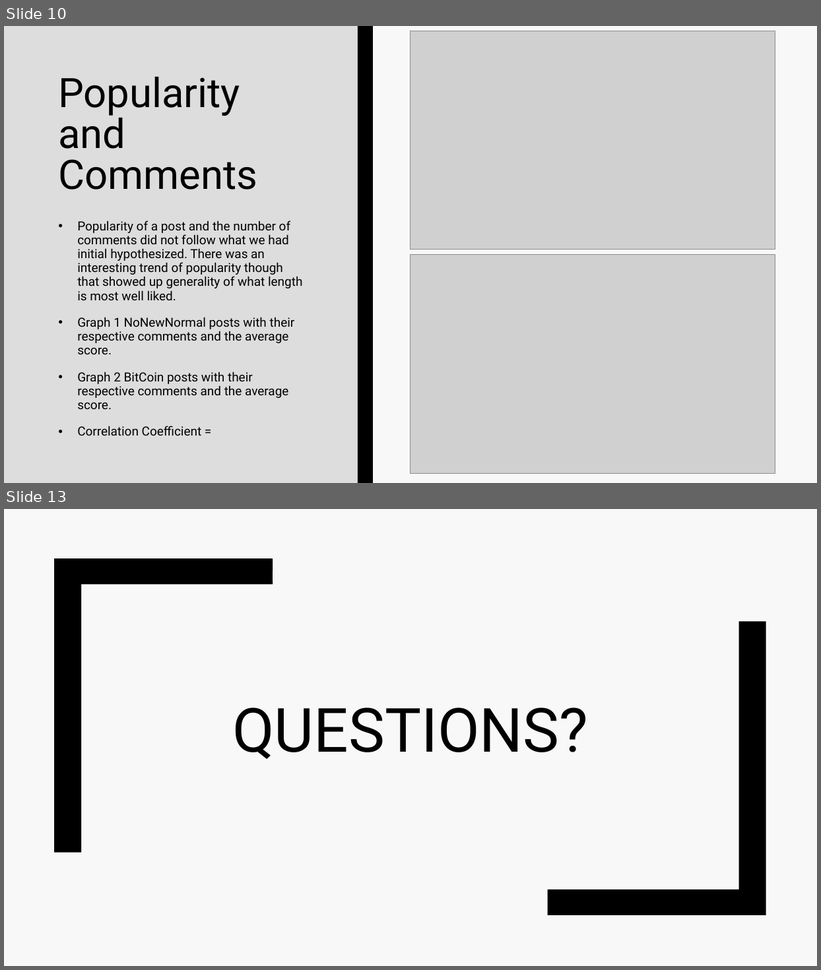
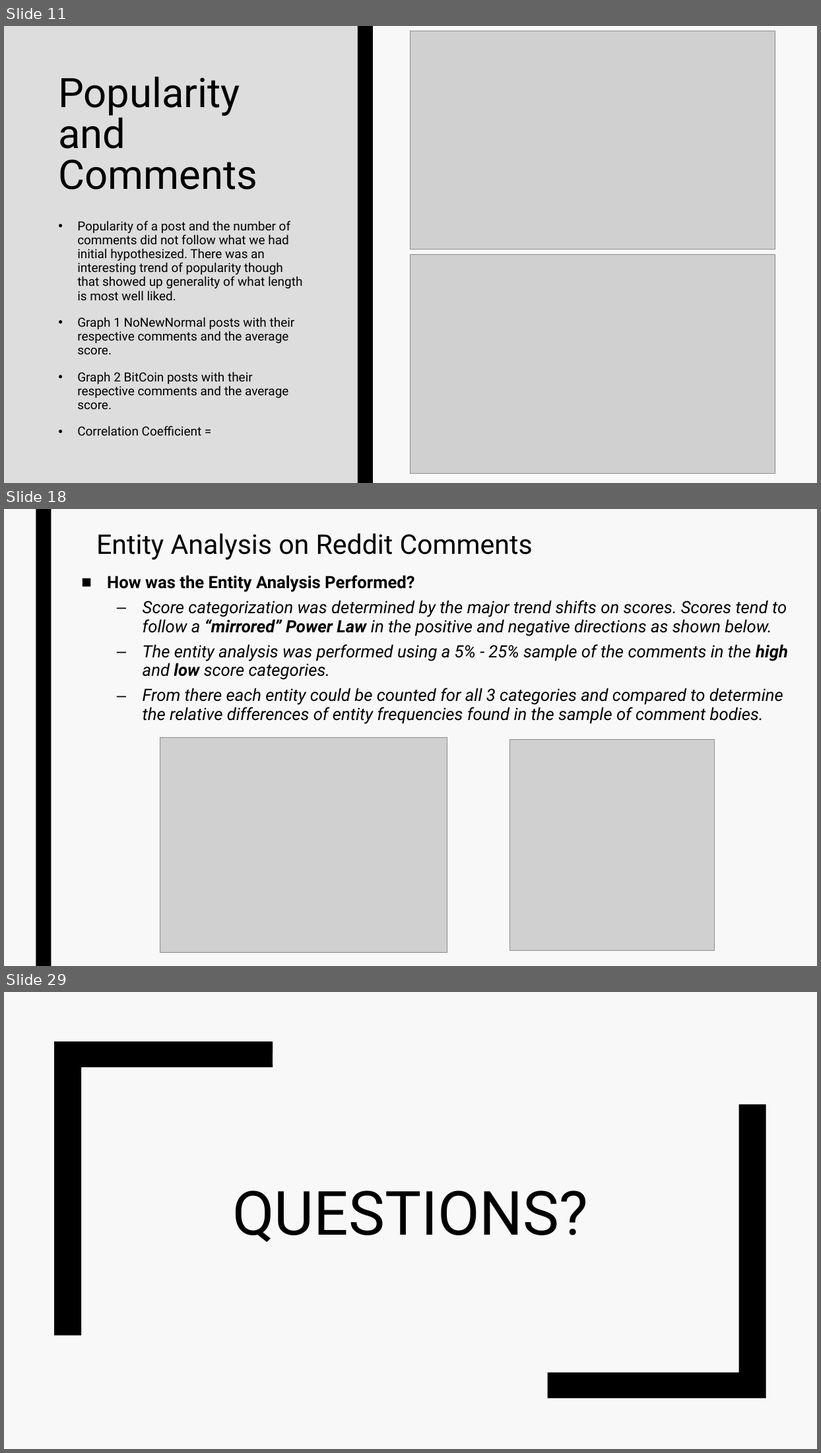
Before and after one commit to EvaTarr/CMPT412Project, a slide deck: presentation.pptx. Shown one above the other, each under a label of ours: slides 10 and 13 before the commit, slides 11, 18 and 29 after it; the slides between them are not shown. The pictures are 821x970 and 821x1453 pixels, drawn with LibreOffice and Linux fonts; fonts in the diff are those of the drawing; grey boxes stand for pictures. Boxes give left, top, right and bottom in pixels: in the first picture for what was removed or moved away, otherwise in the second. Text is boxed around its words. In the diff, an @@ line names an element or a change of style, - is before the commit and + after.

```diff
--- a/presentation.pptx
+++ b/presentation.pptx
@@ slide 18 added at (4,509,817,966), background #F8F8F8 @@
@@ rectangle added at (36,509,51,966), fill #000000 @@
@@ title added at (96,533,533,560), 32 pt, text #000000 @@
+Entity Analysis on Reddit Comments
@@ text added at (107,575,788,724), 20 pt, text #000000, italic @@
+■ How was the Entity Analysis Performed?
+  – Score categorization was determined by the major trend shifts on scores. Scores tend to follow a “mirrored” Power Law in the positive and negative directions as shown below.
+  – The entity analysis was performed using a 5% - 25% sample of the comments in the high and low score categories.
+  – From there each entity could be counted for all 3 categories and compared to determine the relative differences of entity frequencies found in the sample of comment bodies.
@@ picture added at (160,738,447,953) @@
@@ picture added at (510,739,715,951) @@
@@ what was slide 10 is now slide 11 @@
@@ what was slide 13 is now slide 29 @@
```
Also in this commit, not shown: 6 slides changed, 16 other slides added, 1 slide removed.
